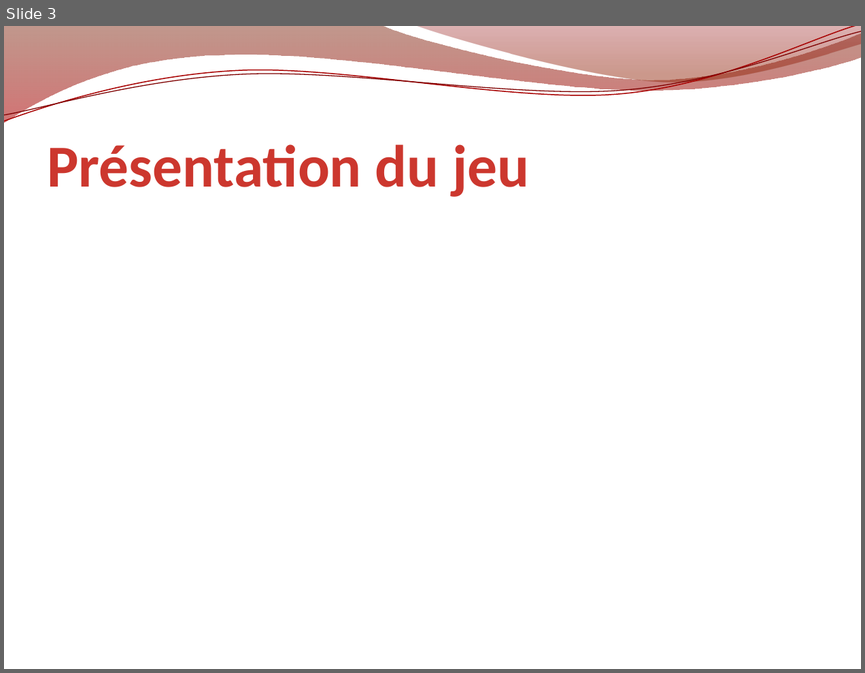
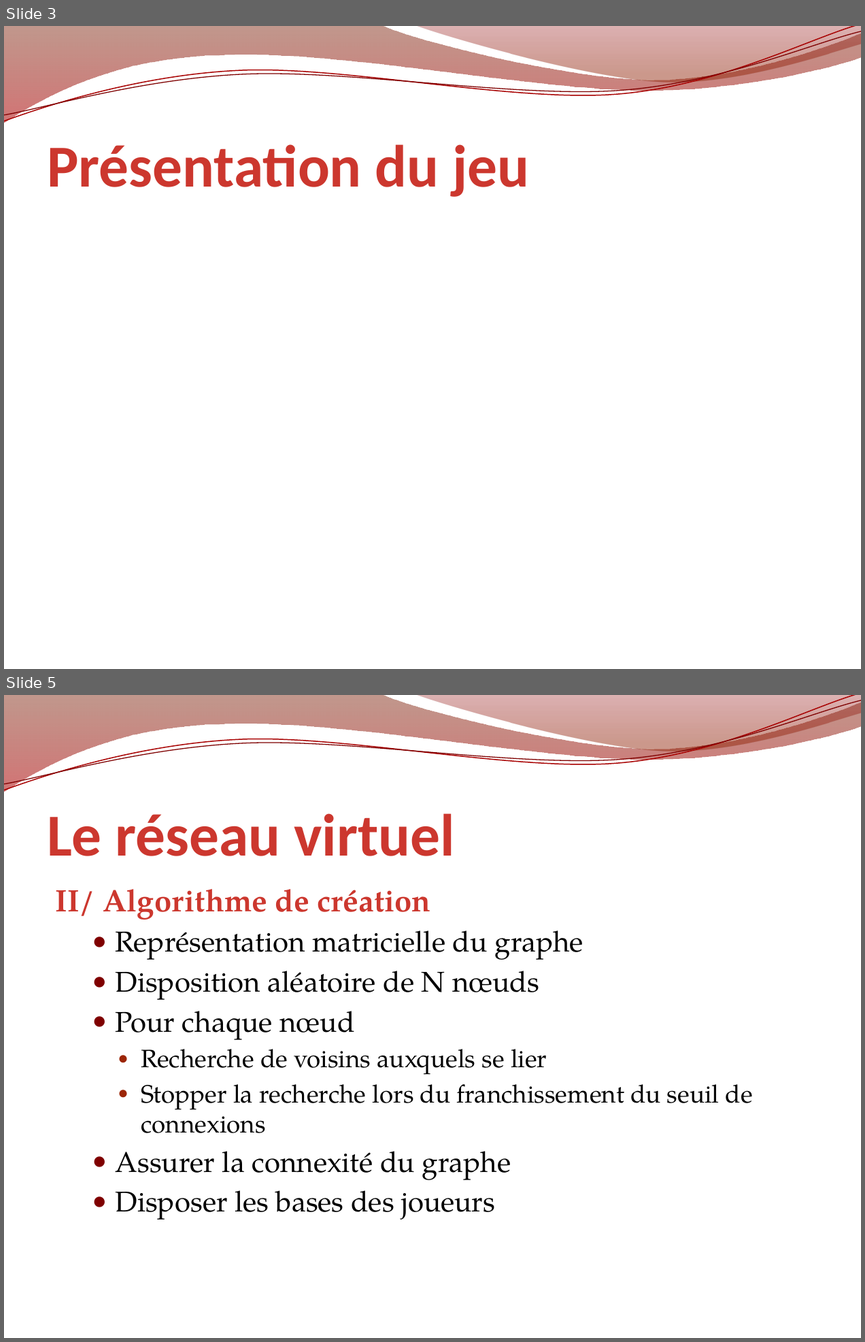
Before and after one commit to erz/voogle, a slide deck: doc/Voogle.pptx. Shown one above the other, each under a label of ours: slide 3 before the commit, slides 3 and 5 after it; the slides between them are not shown. The pictures are 865x673 and 865x1342 pixels, drawn with LibreOffice and Linux fonts; fonts in the diff are those of the drawing; background and template pictures are left out. Boxes give left, top, right and bottom in pixels: in the first picture for what was removed or moved away, otherwise in the second. Text is boxed around its words. In the diff, an @@ line names an element or a change of style, - is before the commit and + after.

```diff
--- a/doc/Voogle.pptx
+++ b/doc/Voogle.pptx
@@ slide 5 added at <box>4,695,861,1338</box>, background picture (left out); not listed: 4 template elements that a slide beside it also shows @@
@@ title added at <box>47,813,455,856</box>, 50 pt, text gradient #501100 to #CC372E to #F9EEEE, bold @@
+Le réseau virtuel
@@ text added at <box>55,889,753,1219</box>, 24 pt, text #000000 @@
+II/ Algorithme de création
+  ● Représentation matricielle du graphe
+  ● Disposition aléatoire de N nœuds
+  ● Pour chaque nœud
+    ● Recherche de voisins auxquels se lier
+    ● Stopper la recherche lors du franchissement du seuil de connexions
+  ● Assurer la connexité du graphe
+  ● Disposer les bases des joueurs
```
Also in this commit, not shown: 14 other slides added, 1 slide removed.
